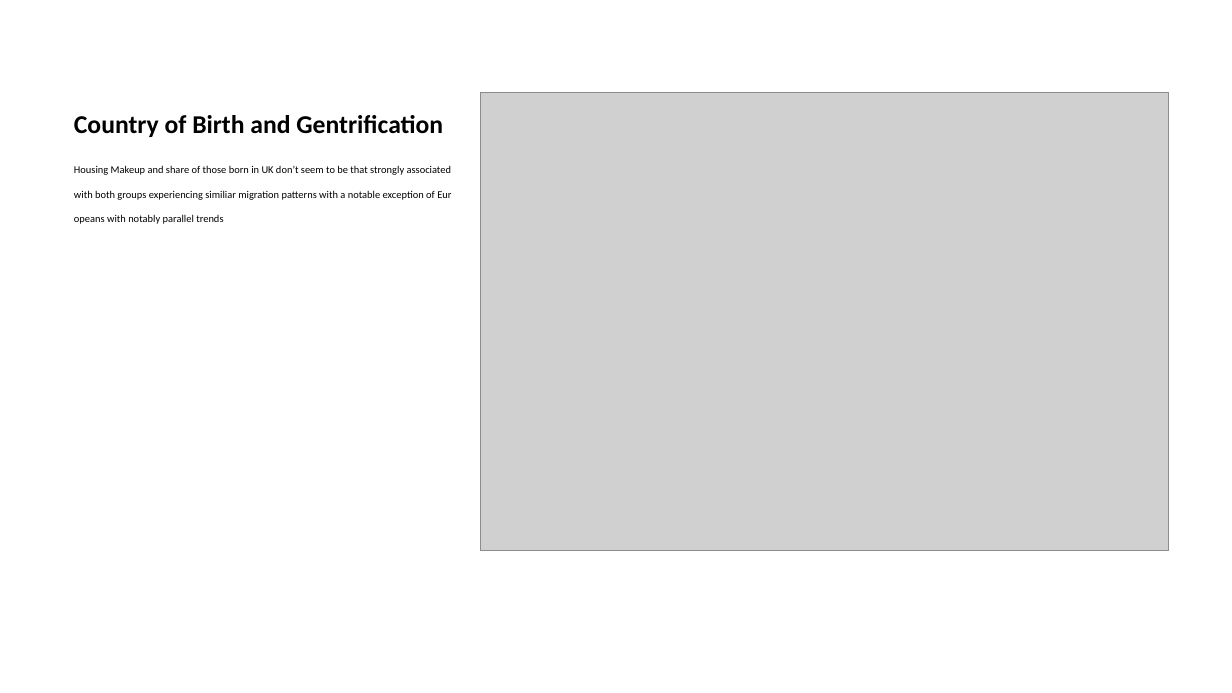
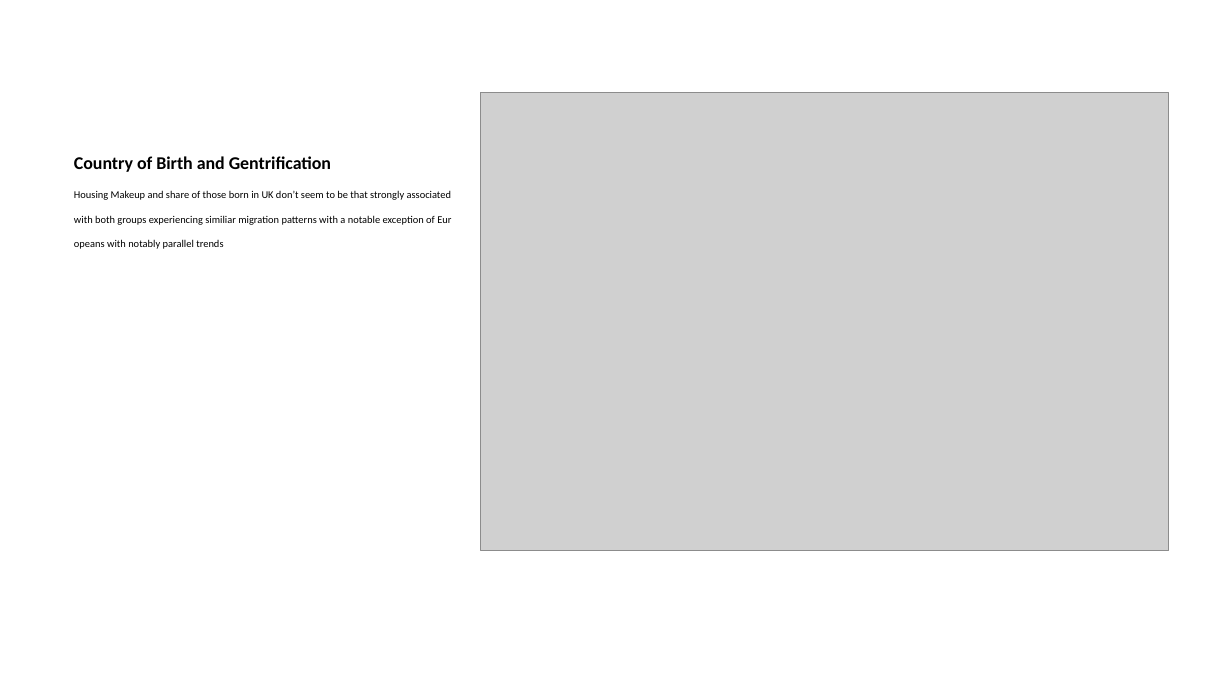
Before and after one commit to Sviatkd/DatafestivalWork, a slide deck: slide 5 of presentation.pptx (slide 6 before the commit). Drawn at 1232x693 pixels with LibreOffice and Linux fonts; fonts in the diff are those of the drawing; grey boxes stand for pictures. Boxes give left, top, right and bottom in pixels: in the first picture for what was removed or moved away, otherwise in the second. Text is boxed around its words. In the diff, an @@ line names an element or a change of style, - is before the commit and + after.

```diff
--- a/presentation.pptx
+++ b/presentation.pptx
@@ title removed at <box>74,115,443,137</box> @@
-Country of Birth and Gentrification
@@ text at <box>74,156,331,172</box>: paragraph added @@
+Country of Birth and Gentrification
```
Also in this commit, not shown: 3 other slides changed, 1 slide removed, 1 other file.
